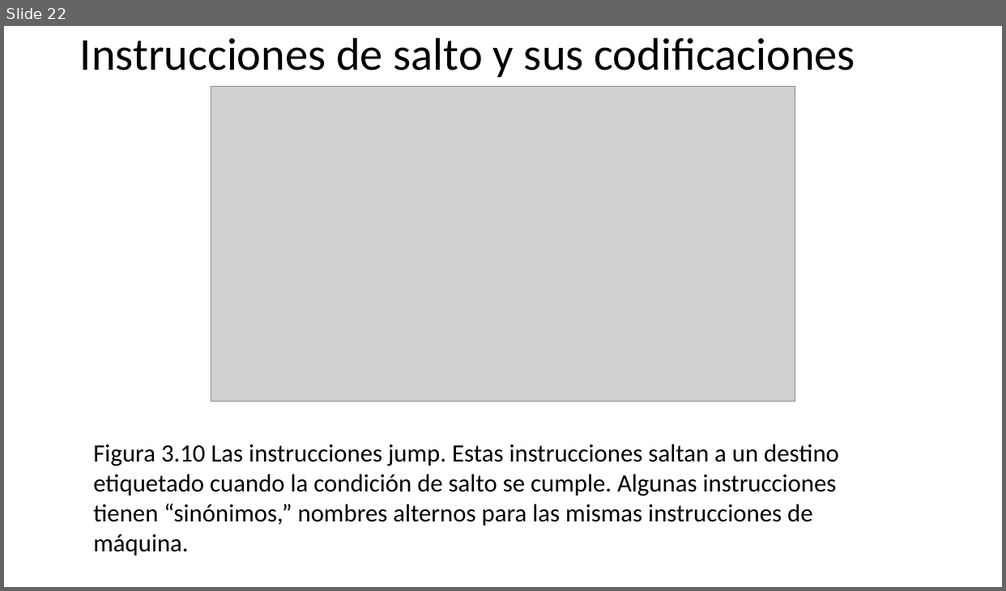
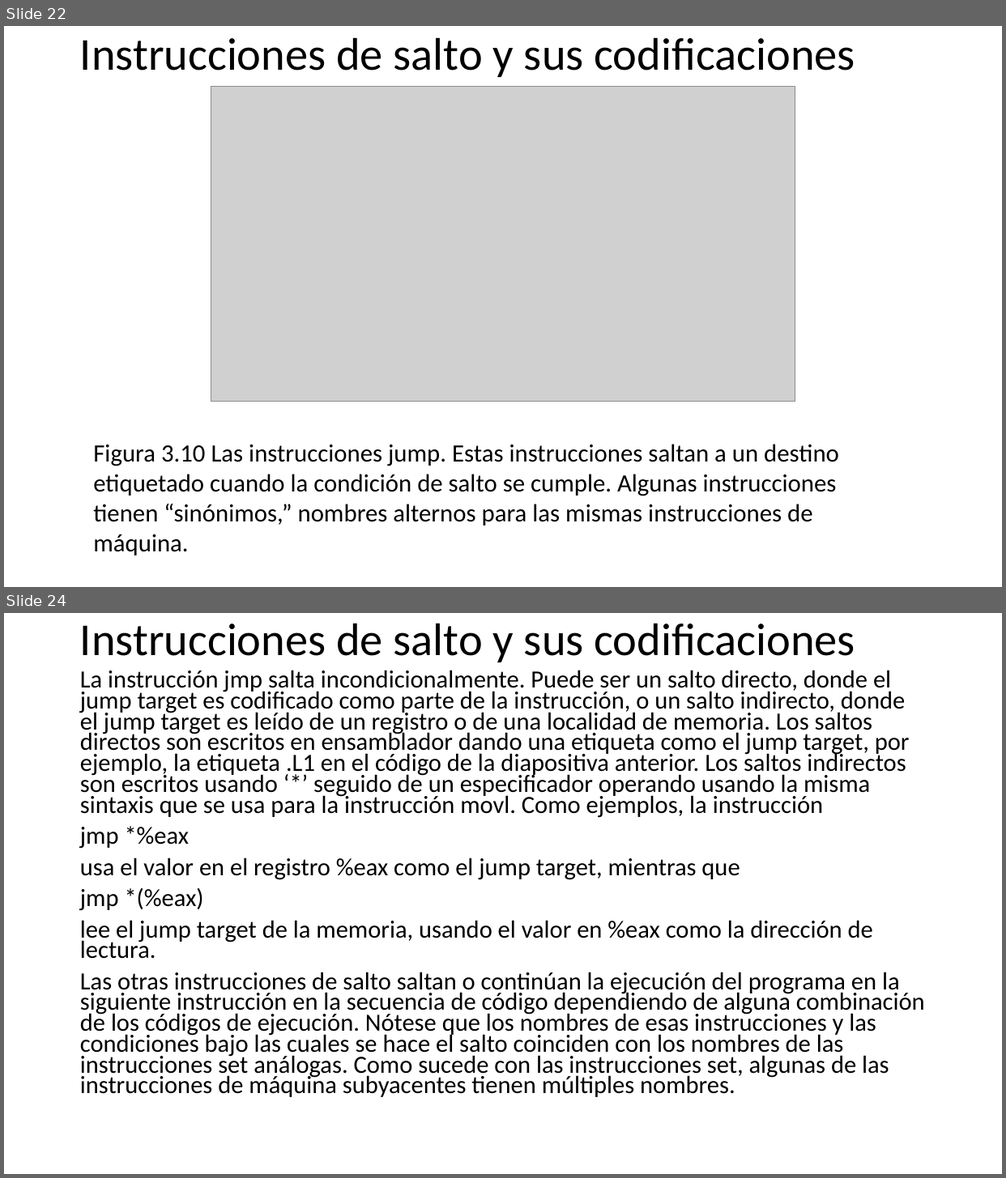
Before and after one commit to programacionestructurada/2021-2, a slide deck: U2_Estructuras_de_Control_y_Aplicaciones_con_Arreglos/U2_Estructuras_de_Control_yApps_con_Arreglos.pptx. Shown one above the other, each under a label of ours: slide 22 before the commit, slides 22 and 24 after it; the slides between them are not shown. The pictures are 1006x591 and 1006x1178 pixels, drawn with LibreOffice and Linux fonts; fonts in the diff are those of the drawing; grey boxes stand for pictures. Boxes give left, top, right and bottom in pixels: in the first picture for what was removed or moved away, otherwise in the second. Text is boxed around its words. In the diff, an @@ line names an element or a change of style, - is before the commit and + after.

```diff
--- a/U2_Estructuras_de_Control_y_Aplicaciones_con_Arreglos/U2_Estructuras_de_Control_yApps_con_Arreglos.pptx
+++ b/U2_Estructuras_de_Control_y_Aplicaciones_con_Arreglos/U2_Estructuras_de_Control_yApps_con_Arreglos.pptx
@@ slide 24 added at (x1=4, y1=613, x2=1002, y2=1174), background #FFFFFF @@
@@ title added at (x1=80, y1=623, x2=855, y2=662), 44 pt, text #000000 @@
+Instrucciones de salto y sus codificaciones
@@ text added at (x1=80, y1=670, x2=925, y2=1097), 23.8 pt, text #000000 @@
+La instrucción jmp salta incondicionalmente. Puede ser un salto directo, donde el jump target es codificado como parte de la instrucción, o un salto indirecto, donde el jump target es leído de un registro o de una localidad de memoria. Los saltos directos son escritos en ensamblador dando una etiqueta como el jump target, por ejemplo, la etiqueta .L1 en el código de la diapositiva anterior. Los saltos indirectos son escritos usando ‘*’ seguido de un especificador operando usando la misma sintaxis que se usa para la instrucción movl. Como ejemplos, la instrucción
+jmp *%eax
+usa el valor en el registro %eax como el jump target, mientras que
+jmp *(%eax)
+lee el jump target de la memoria, usando el valor en %eax como la dirección de lectura.
+Las otras instrucciones de salto saltan o continúan la ejecución del programa en la siguiente instrucción en la secuencia de código dependiendo de alguna combinación de los códigos de ejecución. Nótese que los nombres de esas instrucciones y las condiciones bajo las cuales se hace el salto coinciden con los nombres de las instrucciones set análogas. Como sucede con las instrucciones set, algunas de las instrucciones de máquina subyacentes tienen múltiples nombres.
```
Also in this commit, not shown: 6 slides changed, 16 other slides added.
